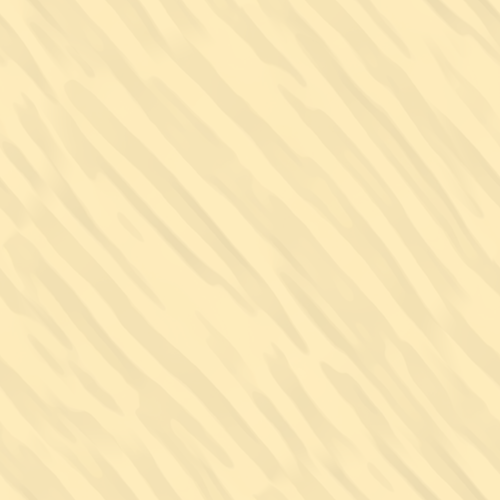
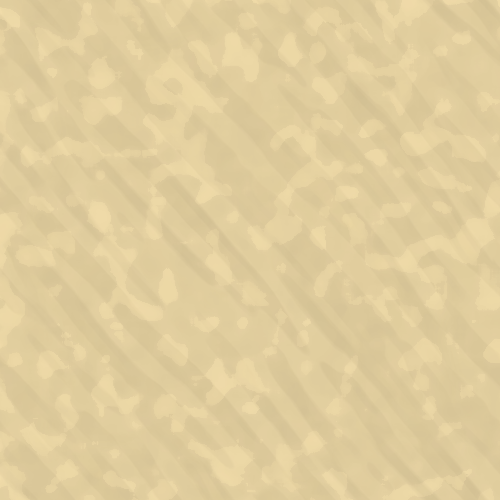
Before/after of a 500x500 layered artwork. What changed in the layer stack:
"imgonline-com-ua-TextureSeamless-HWlkIlgG3JOlvIb copy": opacity 11% → 8% over [0,0,500,500]
added layer "Layer 3 copy" above "Layer 3" over [0,0,500,500]
painted on "Layer 3" over [0,0,500,500]
